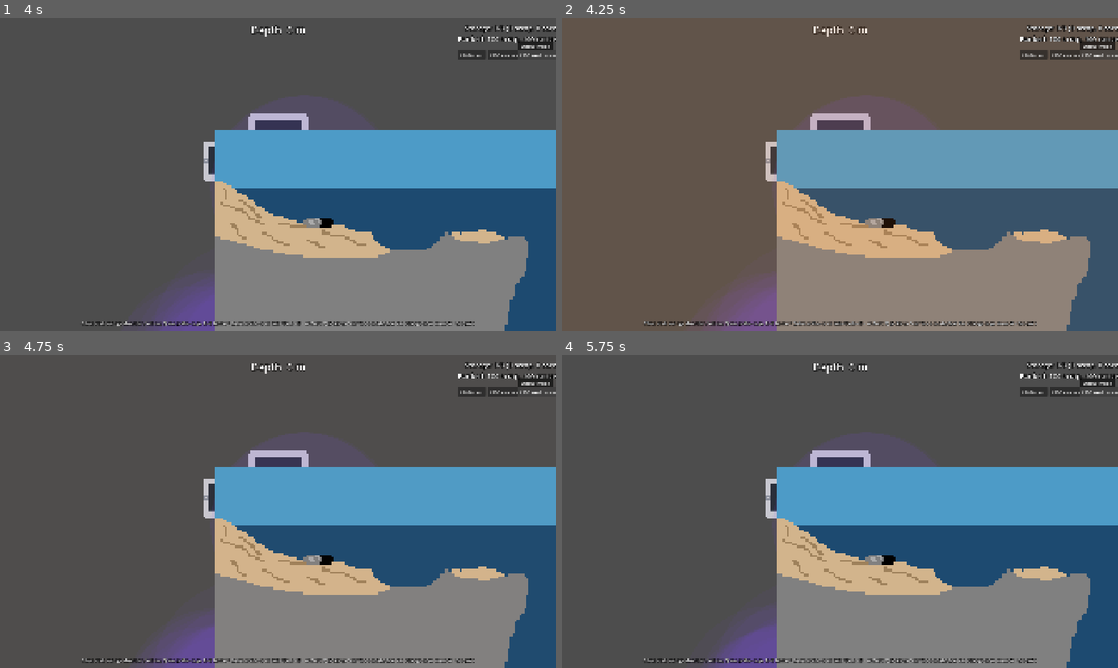
Above: before the commit, frames 1-4 (two rows, left to right).
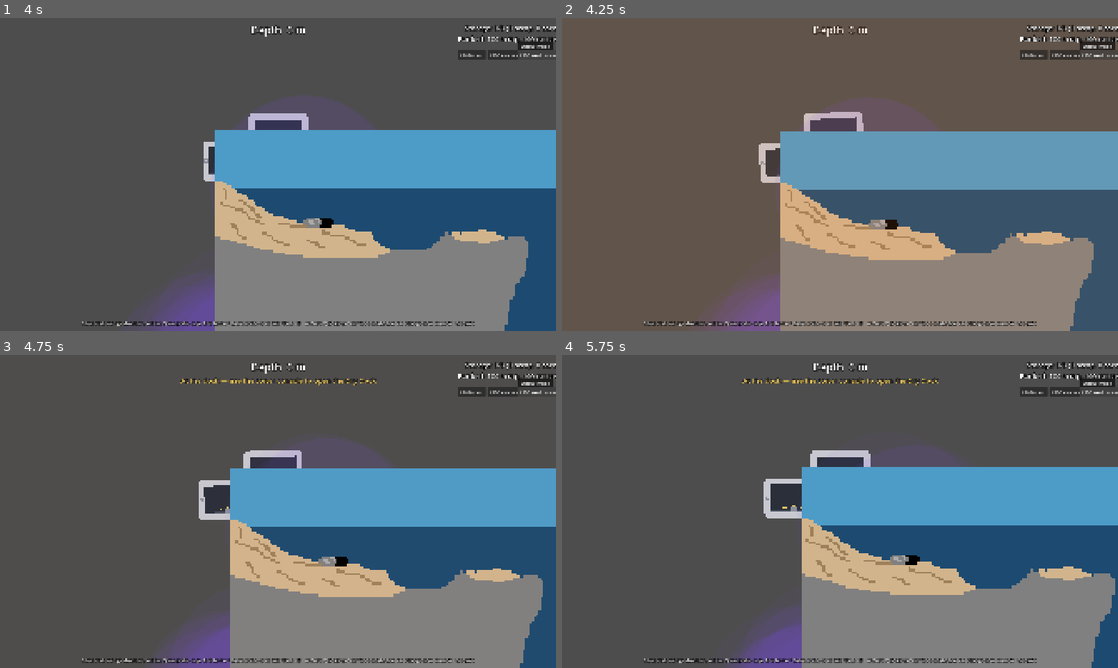
Above: after the commit, the same moments.

Repository: SnirNehemia/deeper
Game: Godot game, scene res://scenes/world.tscn
Same seed, same stepped clock (60 frames per second), same inputs: the game is played once before the commit and once after it.
Inputs:
- Up to frame 1 (4 s): tap Enter at 0.5 s; hold D 0.53-1.25 s; tap E at 0.6 s; tap Space at 0.77 s; click "Debug mode" at 1.25 s; click "+100 scrap" at 2 s; click "+100 carcass" at 2.75 s; click "+100 med carcass" at 3.5 s
- Up to frame 2 (4.25 s): no input
- Up to frame 3 (4.75 s): hold D from 4.28 s (still down); tap Q at 4.35 s; tap Space at 4.52 s
- Up to frame 4 (5.75 s): release D at 5.03 s; hold A from 5.03 s (still down); tap Enter at 5.1 s

Frame 1 is identical in both runs. In frame 2, 2.7% of the frame differs, in the area x 35-100%, y 30-100%; in frame 3, 5.9%; in frame 4, 7.6%, in the area x 26-100%, y 7-100%.

Commit message:
M8-1: ram knockback -- weight x speed shoves the sub on a bite
Adds Sub.apply_ram_knockback(), a one-time velocity impulse scaled by the
attacking enemy's class room_weight and the speed it was moving at, called
alongside breach_from_hit (knockback is additive to the flooding damage
spine, never a replacement). The sub's existing accel/decel feel naturally
fights the shove back over the next few frames, so no separate decay timer
was needed. Magnitude lives in one new GameFeel key (enemy_impact.
ram_knockback_scalar); per-species weight stays in EnemyClassStats from
Module 0.

Diff:
--- a/autoload/game_feel.gd
+++ b/autoload/game_feel.gd
@@ -167,6 +167,18 @@
 
 var breach: BreachFeel = BreachFeel.new()
 
+## MILESTONE_8.md Module 1: rams have physical consequence, on top of (never
+## instead of) the breach_from_hit damage spine above. Sub.apply_ram_knockback
+## adds a one-time velocity impulse; the sub's existing accel/decel feel
+## (SubFeel) naturally pulls it back toward the helm's intended speed over the
+## next few frames, so no separate decay timer is needed here. Per-species
+## weight lives in EnemyClassStats.room_weight (data), not here (spine).
+class EnemyImpactFeel:
+	## Sub velocity (m/s) added per (1 room_weight unit x 1 m/s impact speed).
+	var ram_knockback_scalar: float = 0.4
+
+var enemy_impact: EnemyImpactFeel = EnemyImpactFeel.new()
+
 ## Turret / torpedo feel (Milestone 2). Torpedoes are slow and weighty like
 ## the sub — leading a moving fish is the skill.
 class TurretFeel:
--- a/scripts/fauna/fish.gd
+++ b/scripts/fauna/fish.gd
@@ -147,7 +147,7 @@
 				state = State.RETURN
 			else:
 				_swim_toward(sub.global_position, feel.chase_speed * ppm, delta)
-				_try_bite()
+				_try_bite(feel.chase_speed)
 		State.HUNT:
 			# Basic chasers never give up. Hunters chase anywhere, only
 			# giving up after a sustained spell beyond hunter_lose_m.
@@ -160,7 +160,7 @@
 					_hunter_lose_timer = 0.0
 			var speed := feel.chaser_speed if behavior == Behavior.CHASER else feel.hunt_speed
 			_swim_toward(sub.global_position, speed * ppm, delta)
-			_try_bite()
+			_try_bite(speed)
 		State.RECOVER:
 			# Circle off after a bite, then come back for another pass.
 			var recover_step := _recover_dir * feel.return_speed * ppm * delta
@@ -233,8 +233,10 @@
 	return false
 
 ## On hull contact (and off cooldown): lunge-bite — a small drip-tier breach
-## at the bite point — then circle away for another pass.
-func _try_bite() -> void:
+## at the bite point, plus a ram-knockback shove (MILESTONE_8.md Module 1)
+## scaled by this class's weight and how fast the fish was moving — then
+## circle away for another pass.
+func _try_bite(impact_speed_mps: float) -> void:
 	if _bite_cooldown > 0.0:
 		return
 	var touching := false
@@ -245,7 +247,10 @@
 	if not touching:
 		return
 	var local := sub.to_local(global_position)
-	sub.breach_from_hit(sub.nearest_room(local), _class_stats().damage, local)
+	var stats := _class_stats()
+	sub.breach_from_hit(sub.nearest_room(local), stats.damage, local)
+	sub.apply_ram_knockback(global_position.direction_to(sub.global_position),
+		stats.room_weight, impact_speed_mps)
 	_bite_cooldown = GameFeel.fish.chaser_backoff_time if behavior == Behavior.CHASER else GameFeel.fish.bite_interval
 	# Circle away: mostly back the way it came, with some sideways drift.
 	var away := sub.global_position.direction_to(global_position)
--- a/scripts/sub/sub.gd
+++ b/scripts/sub/sub.gd
@@ -615,6 +615,19 @@
 	var rate := GameFeel.breach.severity_to_inflow(severity)
 	return spawn_breach(room, rate, world_point)
 
+## MILESTONE_8.md Module 1: a ram's physical shove, on top of (never instead
+## of) breach_from_hit's flooding damage. `direction` is the world-space push
+## direction (normalized internally); `room_weight` comes from the enemy's
+## active EnemyClassStats block; `impact_speed_mps` is how fast it was moving
+## when it hit. A heavier/faster enemy adds a bigger one-time velocity
+## impulse; the sub's own accel/decel feel pulls it back toward the helm's
+## intended speed over the next few frames — no separate decay needed.
+func apply_ram_knockback(direction: Vector2, room_weight: float, impact_speed_mps: float) -> void:
+	if direction == Vector2.ZERO:
+		return
+	var impulse_mps := room_weight * impact_speed_mps * GameFeel.enemy_impact.ram_knockback_scalar
+	velocity += direction.normalized() * impulse_mps * PPM
+
 ## Open a breach leaking into `room` at `rate`. Also used by fish bites.
 func spawn_breach(room: int, rate: float, local_pos := Vector2.INF) -> Breach:
 	var breach := Breach.new()
--- a/tests/test_fish.gd
+++ b/tests/test_fish.gd
@@ -102,7 +102,12 @@
 	# Just off the helm room's bow wall, mid-height (within the hull margin).
 	fish.position = Vector2(sub.room_rect(2).end.x + 30.0, -72.0)
 	add_child(fish)
-	await _frames(30)  # overlap registers; chase + bite
+	# Poll instead of a blind wait so the knockback check below sees the
+	# impulse fresh (it decays back over the next several frames).
+	for i in 30:
+		await get_tree().physics_frame
+		if not sub.breaches.is_empty():
+			break
 
 	_check(not sub.breaches.is_empty(), "hull contact produces a bite breach")
 	if not sub.breaches.is_empty():
@@ -111,6 +116,9 @@
 		_check(absf(breach.leak_rate - GameFeel.breach.severity_to_inflow(expected_severity)) < 0.0001,
 			"bite breach is drip-tier")
 		_check(breach.room == 2, "bow bite breaches the helm (bow) room")
+		# MILESTONE_8.md Module 1: the bite also shoves the sub (stern-ward,
+		# away from the bow-mounted fish), on top of the breach above.
+		_check(sub.velocity.x < 0.0, "bite also shoves the sub away from the fish")
 	var bites_after_first: int = sub.breaches.size()
 	_check(bites_after_first == 1, "no rapid-fire bites (one per pass)")
 
--- a/tests/test_sub.gd
+++ b/tests/test_sub.gd
@@ -16,6 +16,7 @@
 	await _test_traversal_and_ladder()
 	await _test_crew_collision()
 	await _test_hatch()
+	_test_ram_knockback()
 
 	if _failures == 0:
 		print("SUB TESTS PASSED")
@@ -138,6 +139,42 @@
 	sub.queue_free()
 	await _frames(2)
 
+## MILESTONE_8.md Module 1: a heavier/faster ram shoves the sub harder, on
+## top of (never instead of) the breach damage spine. apply_ram_knockback is
+## a one-time velocity impulse; SubFeel's own accel/decel naturally pulls it
+## back, so this just checks the impulse itself scales correctly.
+func _test_ram_knockback() -> void:
+	print("[ram knockback]")
+	var light := _new_sub()
+	light.velocity = Vector2.ZERO
+	light.apply_ram_knockback(Vector2.RIGHT, 1.0, 3.5)  # reference fish: Small tier
+	var light_speed := light.velocity.length()
+	_check(light_speed > 0.0, "a light ram still nudges the sub")
+
+	var heavy := _new_sub()
+	heavy.velocity = Vector2.ZERO
+	heavy.apply_ram_knockback(Vector2.RIGHT, 2.0, 5.0)  # reference fish: Big tier
+	var heavy_speed := heavy.velocity.length()
+	_check(heavy_speed > light_speed, "a heavier/faster ram shoves harder than a lighter one")
+
+	var same_dir := _new_sub()
+	same_dir.velocity = Vector2.ZERO
+	same_dir.apply_ram_knockback(Vector2.RIGHT, 1.0, 3.5)
+	_check(is_equal_approx(same_dir.velocity.y, 0.0) and same_dir.velocity.x > 0.0,
+		"knockback pushes along the given direction")
+
+	# A no-op direction (e.g. a fish exactly on top of the sub) is a safe no-op,
+	# not a divide-by-zero.
+	var zero_dir := _new_sub()
+	zero_dir.velocity = Vector2.ZERO
+	zero_dir.apply_ram_knockback(Vector2.ZERO, 2.0, 5.0)
+	_check(zero_dir.velocity == Vector2.ZERO, "a zero push direction is a no-op")
+
+	light.queue_free()
+	heavy.queue_free()
+	same_dir.queue_free()
+	zero_dir.queue_free()
+
 func _test_hatch() -> void:
 	print("[conning hatch]")
 	# Let any prior sub-test's queued-free sub + crew fully clear the physics
Not shown, changed: DECISIONS.md
Not shown, changed: STATUS.md
